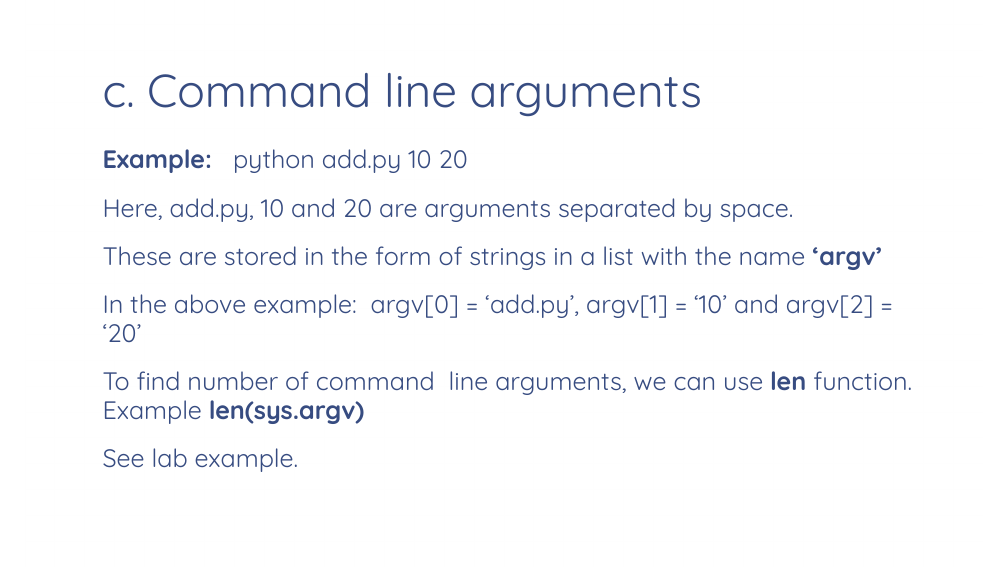
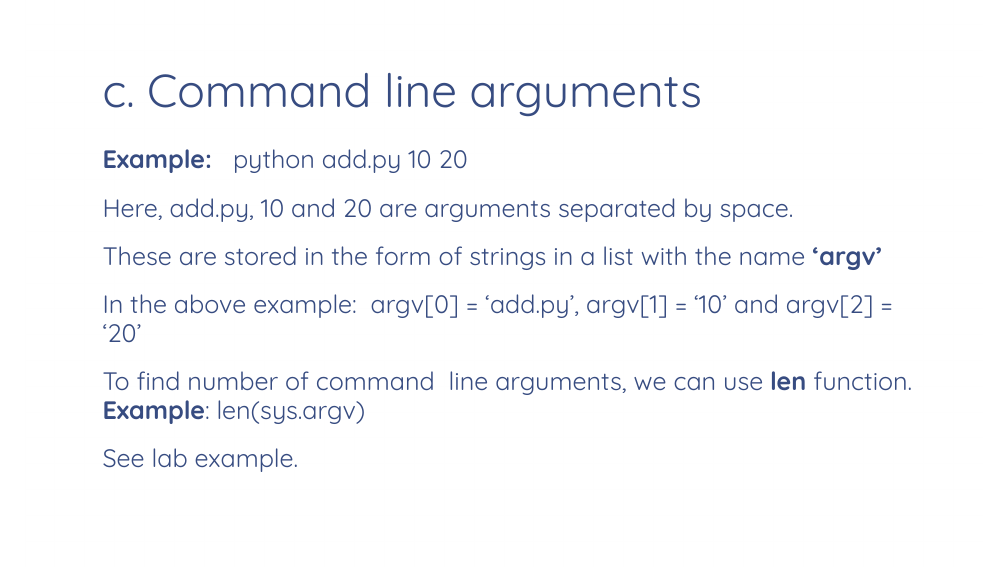
Before and after one commit to vaishnavi-consultants/Computer-Science, a slide deck: slide 23 of Python/Session2/PPT/Python_Fundamentals(Notes).pptx. Drawn at 1008x567 pixels with LibreOffice and Linux fonts; fonts in the diff are those of the drawing; background and template pictures are left out. Boxes give left, top, right and bottom in pixels: in the first picture for what was removed or moved away, otherwise in the second. Text is boxed around its words. In the diff, an @@ line names an element or a change of style, - is before the commit and + after.

```diff
--- a/Python/Session2/PPT/Python_Fundamentals(Notes).pptx
+++ b/Python/Session2/PPT/Python_Fundamentals(Notes).pptx
@@ text at [103, 371, 912, 424]: text changed @@
-To find number of command line arguments, we can use len function. Example len(sys.argv)
+To find number of command line arguments, we can use len function. Example: len(sys.argv)
```
Also in this commit, not shown: 4 other slides changed, 5 slides added.
